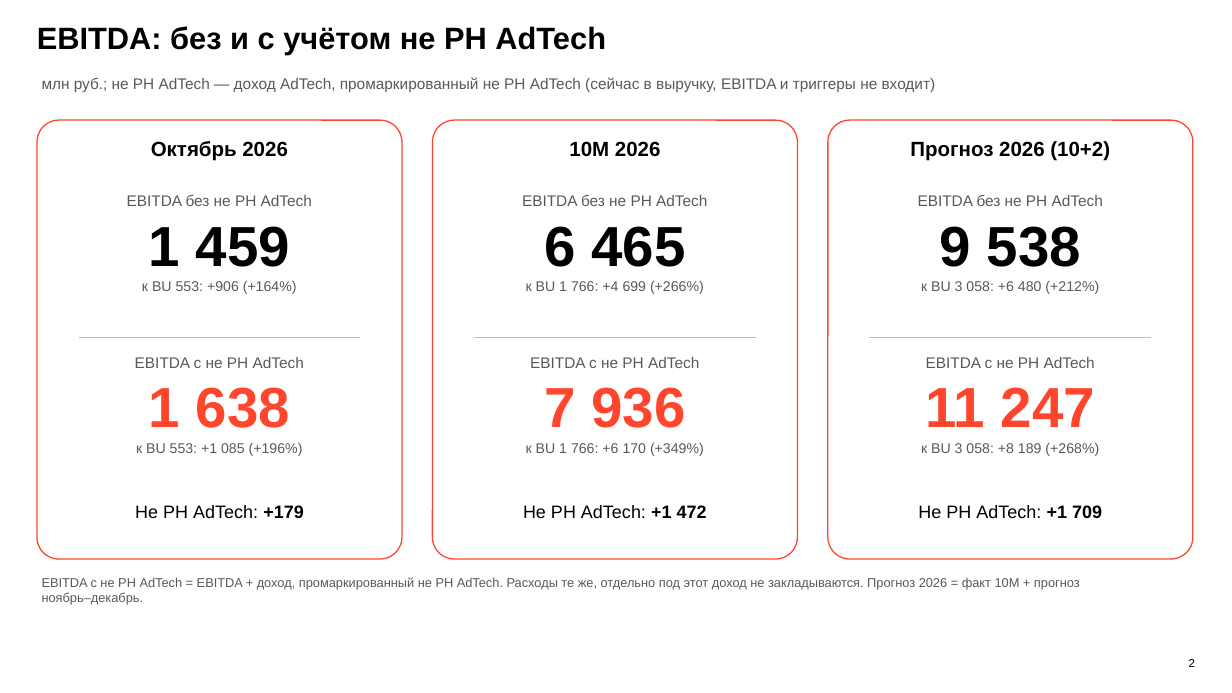
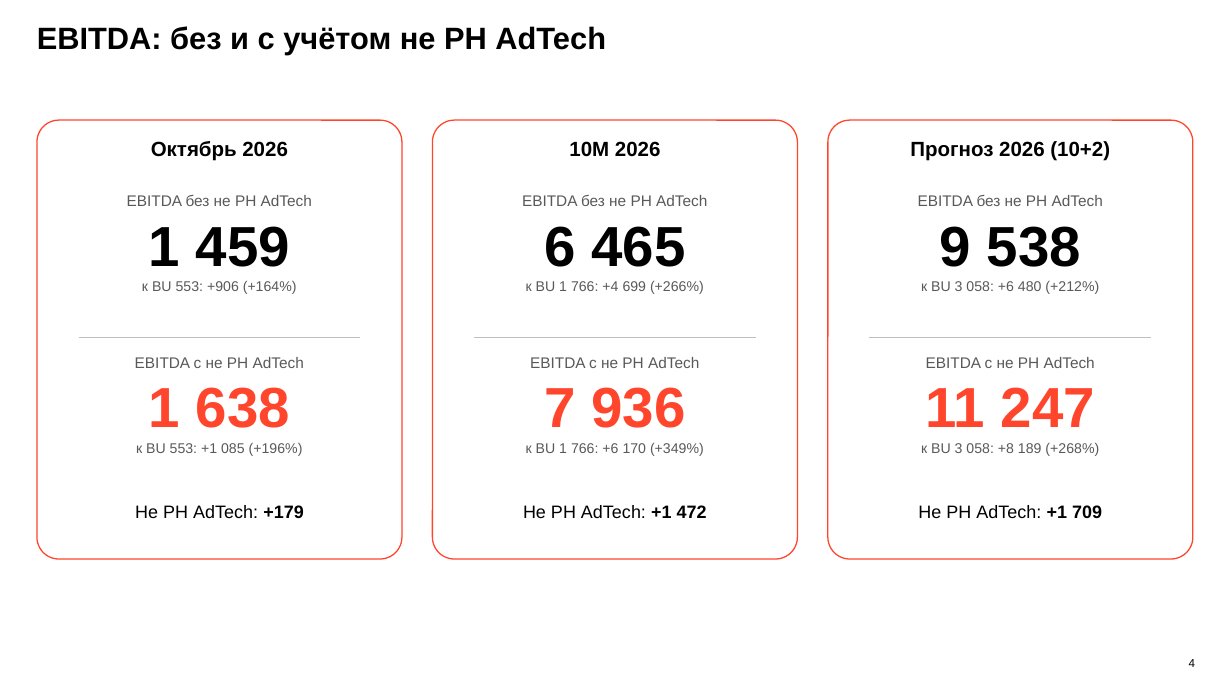
Before and after one commit to DenisMagnit/1, a slide deck: slide 4 of AT_FIN_OCT_2026.pptx (slide 2 before the commit). Drawn at 1232x693 pixels with LibreOffice and Linux fonts; fonts in the diff are those of the drawing; background and template pictures are left out. Boxes give left, top, right and bottom in pixels: in the first picture for what was removed or moved away, otherwise in the second. Text is boxed around its words. In the diff, an @@ line names an element or a change of style, - is before the commit and + after.

```diff
--- a/AT_FIN_OCT_2026.pptx
+++ b/AT_FIN_OCT_2026.pptx
@@ text removed at (42, 77, 936, 92) @@
-млн руб.; не РН AdTech — доход AdTech, промаркированный не РН AdTech (сейчас в выручку, EBITDA и триггеры не входит)
@@ text removed at (42, 577, 1080, 605) @@
-EBITDA с не РН AdTech = EBITDA + доход, промаркированный не РН AdTech. Расходы те же, отдельно под этот доход не закладываются. Прогноз 2026 = факт 10М + прогноз ноябрь–декабрь.
@@ page number at (1189, 659, 1195, 667): text changed @@
-2
+4
```
Also in this commit, not shown: 8 other slides changed, 1 slide added, 1 slide removed.
